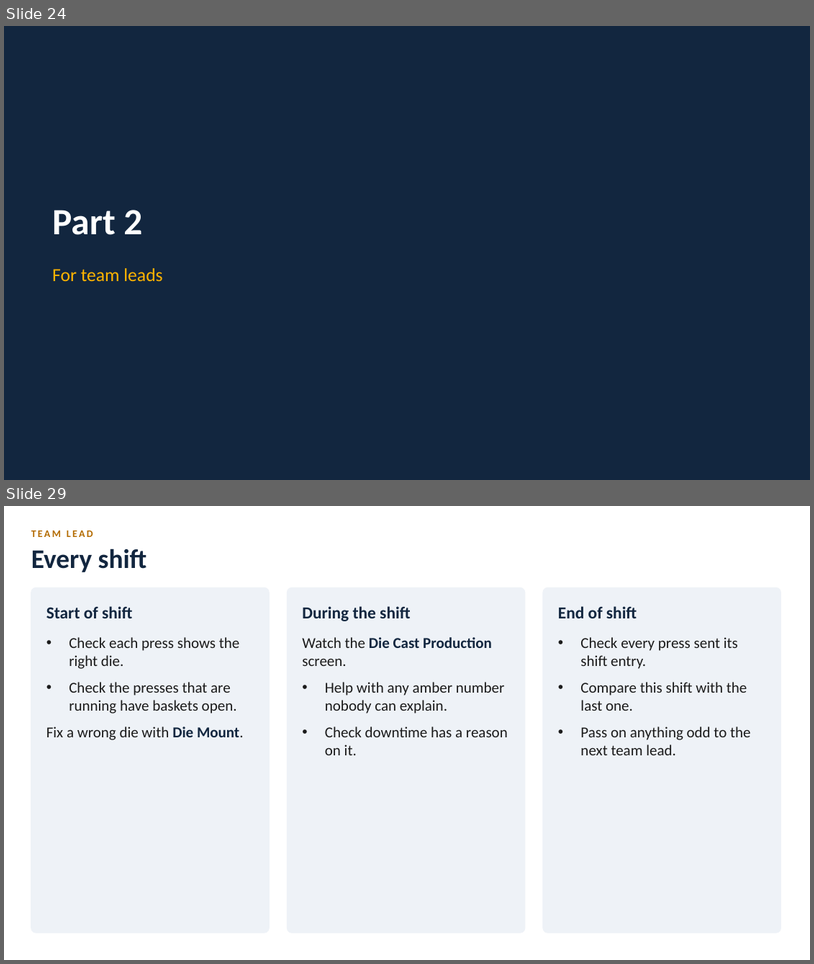
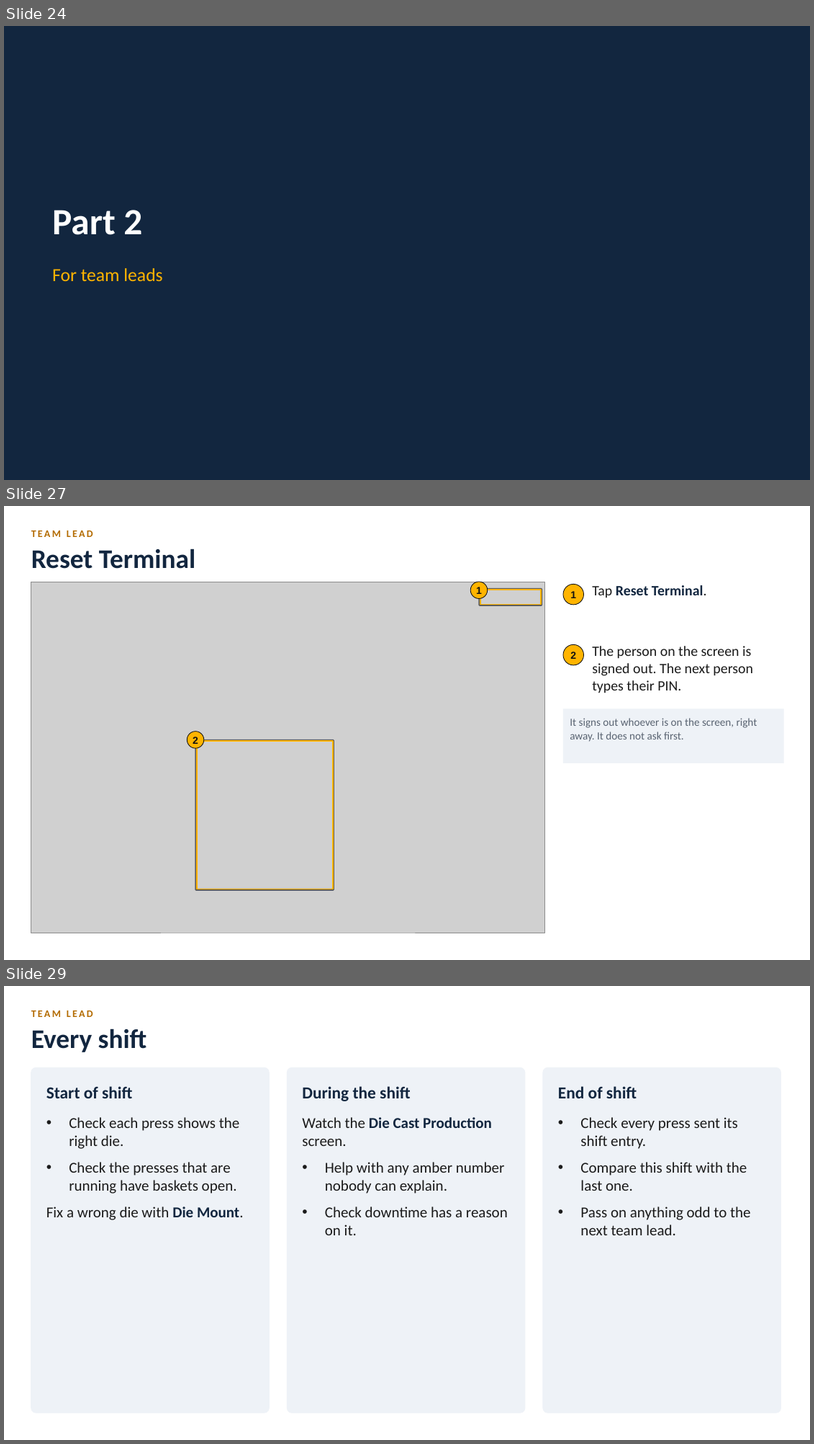
Before and after one commit to BR-Customers/MPP, a slide deck: docs/training/diecast/MPP_DieCast_Training.pptx. Shown one above the other, each under a label of ours: slides 24 and 29 before the commit, slides 24, 27 and 29 after it; the slides between them are not shown. The pictures are 814x964 and 814x1444 pixels, drawn with LibreOffice and Linux fonts; fonts in the diff are those of the drawing; grey boxes stand for pictures. Boxes give left, top, right and bottom in pixels: in the first picture for what was removed or moved away, otherwise in the second. Text is boxed around its words. In the diff, an @@ line names an element or a change of style, - is before the commit and + after.

Commit message:
feat(training-deck): team lead slides -- Supervisor Access, Die Mount, Reset Terminal, production dashboard
The four placeholders become real slides from Dev captures: the
'Authorize: Supervisor access' and 'Authorize: Die Mount' AD sign-in boxes,
Reset Terminal (signs the operator out at once and brings up the PIN pad, no
confirmation), and the Die Cast Production dashboard with a real entry for
the current shift (7,000 good, submitted on Dev).

Not captured: the Die Mount screen behind the sign-in. The visible-Chrome
session never resolved to the DC1-T1 terminal, so it had no machines to pick.
Dashboard zones and the sign-in box targets were placed from the screenshots.

```diff
--- a/docs/training/diecast/MPP_DieCast_Training.pptx
+++ b/docs/training/diecast/MPP_DieCast_Training.pptx
@@ slide 27 added at [4,506,810,960], background #FFFFFF @@
@@ text added at [31,530,93,537], 12 pt, text #B36B00, bold @@
+TEAM LEAD
@@ text added at [31,548,196,569], 32 pt, text #12263F, bold @@
+Reset Terminal
@@ picture added at [31,582,545,932] @@
@@ ellipse added at [471,582,488,599], fill #FFB400, outline #111111 0.75 pt @@
@@ text added at [476,587,482,594], 12 pt, text #111111, bold @@
+1
@@ rectangle added at [480,589,542,605], outline #000000 2.5 pt @@
@@ rectangle added at [481,590,541,604], outline #FFB400 1.5 pt @@
@@ ellipse added at [563,584,584,605], fill #FFB400, outline #111111 0.75 pt @@
@@ text added at [571,591,576,598], 12 pt, text #111111, bold @@
+1
@@ text added at [592,585,707,597], 17 pt, text #12263F, bold @@
+Tap Reset Terminal.
@@ ellipse added at [563,644,584,665], fill #FFB400, outline #111111 0.75 pt @@
@@ text added at [571,651,576,659], 12 pt, text #111111, bold @@
+2
@@ text added at [592,646,754,693], 17 pt, text #1B1B1B @@
+The person on the screen is signed out. The next person types their PIN.
@@ rectangle added at [563,708,784,763], fill #EEF2F7, 13 pt, text #5A6472 @@
+It signs out whoever is on the screen, right away. It does not ask first.
@@ ellipse added at [188,731,204,748], fill #FFB400, outline #111111 0.75 pt @@
@@ text added at [193,736,198,744], 12 pt, text #111111, bold @@
+2
@@ rectangle added at [196,740,334,890], outline #000000 2.5 pt @@
@@ rectangle added at [197,741,333,889], outline #FFB400 1.5 pt @@
```
Also in this commit, not shown: 2 slides changed, 1 other slide added, 2 slides removed, 11 other files.
